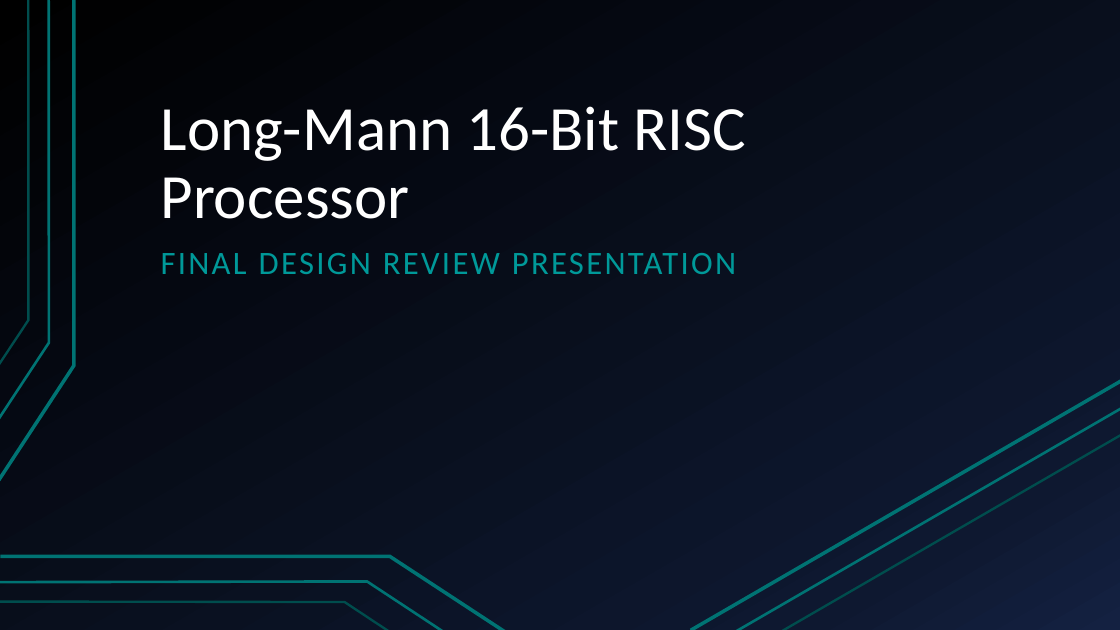
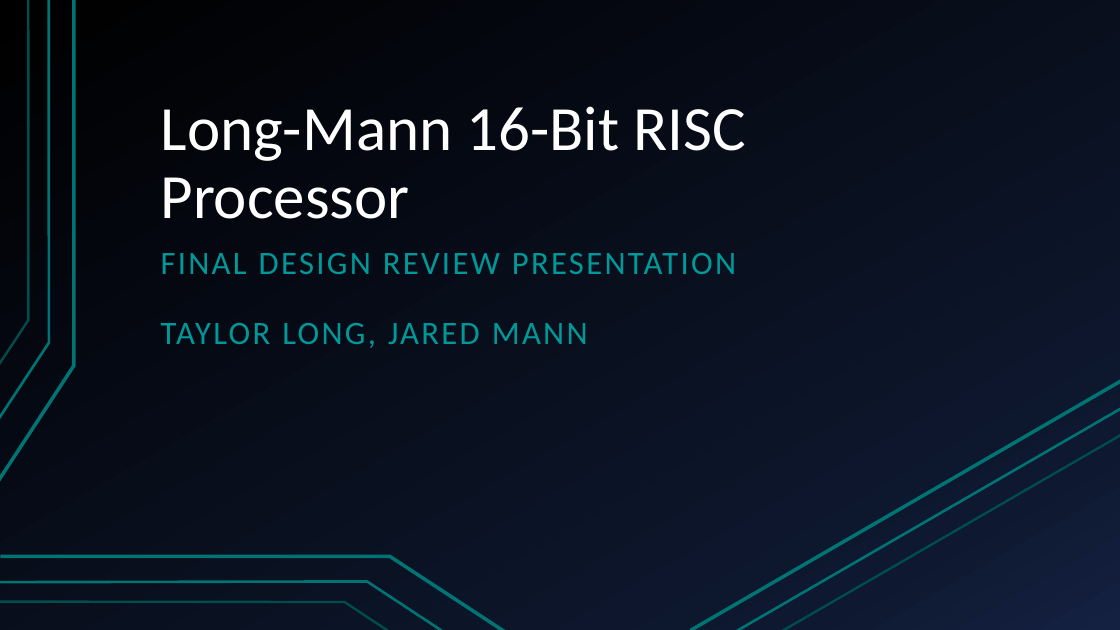
Before and after one commit to HansSanitizer/CENG-450-Project, a slide deck: slide 1 of Documentation/Long-Mann 16-Bit RISC Processor.pptx. Drawn at 1120x630 pixels with LibreOffice and Linux fonts; fonts in the diff are those of the drawing. Boxes give left, top, right and bottom in pixels: in the first picture for what was removed or moved away, otherwise in the second. Text is boxed around its words. In the diff, an @@ line names an element or a change of style, - is before the commit and + after.

Commit message:
Presentation Update

```diff
--- a/Documentation/Long-Mann 16-Bit RISC Processor.pptx
+++ b/Documentation/Long-Mann 16-Bit RISC Processor.pptx
@@ subtitle at (x1=161, y1=323, x2=588, y2=348): paragraph added @@
+TAYLOR LONG, JARED MANN
```
Also in this commit, not shown: 8 slides added, 2 slides removed.
